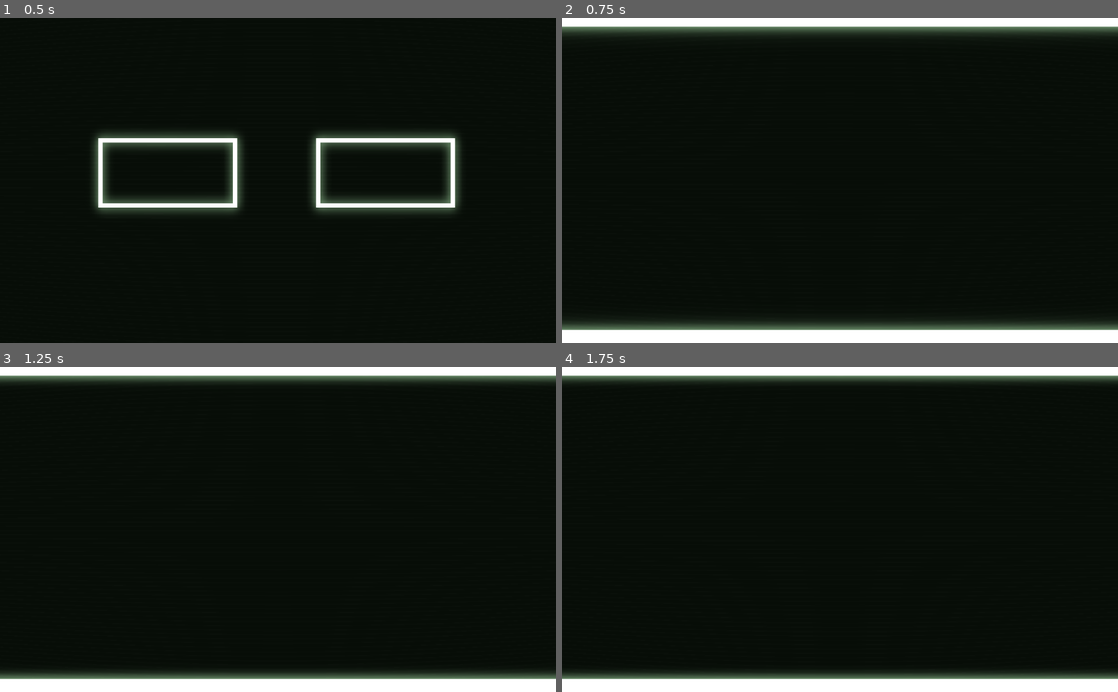
Above: before the commit, frames 1-4 (two rows, left to right).
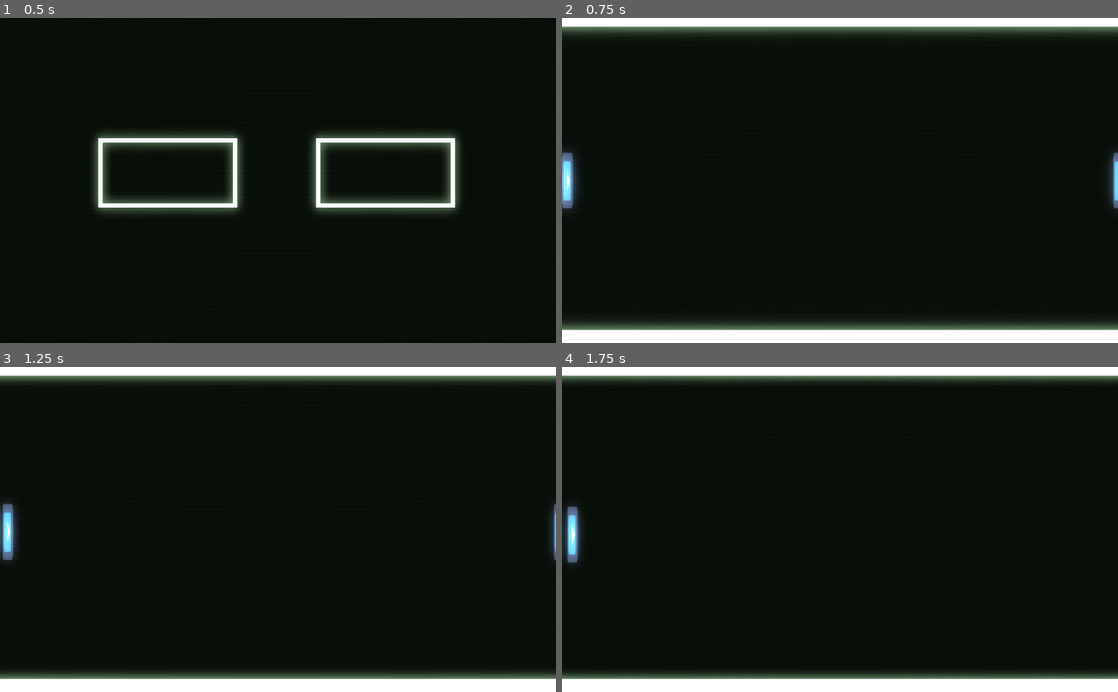
Above: after the commit, the same moments.

Repository: LDiazN/portal_breaker
Game: Godot game, scene res://Menu/Main_Menu.tscn
Two runs of this game, one before a commit and one after it. Both use one fixed random seed, a clock stepped at 60 frames per second and the inputs below. The project has no main scene, so this scene is started directly. The engine's default icon, where the game draws it, is replaced by a stand-in: a white triangle on a blue panel in a dark square.
Inputs (mouse positions are in pixels of both pictures, inside the frame that each line leads up to):
- Up to frame 1 (0.5 s): no input
- Up to frame 2 (0.75 s): click "Play" at 0.5 s
- Up to frame 3 (1.25 s): no input
- Up to frame 4 (1.75 s): tap Space at 1.25 s; move the mouse to (962, 513) at 1.27 s; hold D (b_racket_right) from 1.28 s (still down); tap Enter (shoot_ball) at 1.35 s

Frame 1 is identical in both runs. In frame 2, 0.7% of the frame differs, in the area x 0-100%, y 40-60%; in frame 3, 0.7%; in frame 4, 0.6%.
Error after the commit: Invalid get index 'origin' (on base: 'null instance'). (res://Racket/RacketMovement.gd:35)

Commit message:
Building playable scene

Diff:
--- a/portal_brick/Playable_Scenes/PlayScene.tscn
+++ b/portal_brick/Playable_Scenes/PlayScene.tscn
@@ -1,21 +1,26 @@
-[gd_scene load_steps=9 format=2]
+[gd_scene load_steps=14 format=2]
 
-[ext_resource path="res://tilemap/template_pong.png" type="Texture" id=1]
-[ext_resource path="res://Menu/fonts/typed.ttf" type="DynamicFontData" id=2]
-[ext_resource path="res://tilemap/block_map_1B.tscn" type="PackedScene" id=3]
-[ext_resource path="res://tilemap/block_map_2B.tscn" type="PackedScene" id=4]
-[ext_resource path="res://Visuals/filter.tscn" type="PackedScene" id=5]
+[ext_resource path="res://ScoreManager/ScoreManager.tscn" type="PackedScene" id=1]
+[ext_resource path="res://GameManager/GameManager.tscn" type="PackedScene" id=2]
+[ext_resource path="res://GameManager/PlayAreaManager.tscn" type="PackedScene" id=3]
+[ext_resource path="res://Ball/Ball.tscn" type="PackedScene" id=4]
+[ext_resource path="res://Racket/Racket.tscn" type="PackedScene" id=5]
+[ext_resource path="res://tilemap/template_pong.png" type="Texture" id=6]
+[ext_resource path="res://Menu/fonts/typed.ttf" type="DynamicFontData" id=7]
+[ext_resource path="res://tilemap/block_map_2B.tscn" type="PackedScene" id=8]
+[ext_resource path="res://tilemap/block_map_1B.tscn" type="PackedScene" id=9]
+[ext_resource path="res://Visuals/filter.tscn" type="PackedScene" id=10]
 
 [sub_resource type="RectangleShape2D" id=1]
 extents = Vector2( 512, 16 )
 
+[sub_resource type="DynamicFont" id=2]
+size = 27
+font_data = ExtResource( 7 )
+
 [sub_resource type="DynamicFont" id=3]
-size = 27
-font_data = ExtResource( 2 )
-
-[sub_resource type="DynamicFont" id=2]
 size = 22
-font_data = ExtResource( 2 )
+font_data = ExtResource( 7 )
 
 [node name="PlayScene" type="Node2D"]
 
@@ -23,6 +28,40 @@
 margin_right = 1025.0
 margin_bottom = 600.0
 color = Color( 0.0117647, 0.0235294, 0.0117647, 1 )
+__meta__ = {
+"_edit_lock_": true
+}
+
+[node name="ScoreManager" parent="." instance=ExtResource( 1 )]
+ballPath = NodePath("../Kinematic Ball")
+
+[node name="GameManager" parent="." instance=ExtResource( 2 )]
+tmPath = NodePath("../TileMap_Squares")
+tmPath2 = NodePath("../TileMap_Squares2")
+ballPath = NodePath("../Kinematic Ball")
+counterStart = 0.25
+
+[node name="PlayAreaManager" parent="." instance=ExtResource( 3 )]
+
+[node name="Kinematic Ball" parent="." instance=ExtResource( 4 )]
+editor/display_folded = true
+position = Vector2( 150, 301 )
+color = Color( 0.764706, 1, 0.760784, 1 )
+
+[node name="RespawnSystem" parent="Kinematic Ball" index="2"]
+topRacketPath = NodePath("../Racket_right")
+bottomRacketPath = NodePath("../Racket_left")
+
+[node name="Racket_left" parent="Kinematic Ball" instance=ExtResource( 5 )]
+position = Vector2( -140, -1 )
+rotation = 1.5708
+_linkedToPath = NodePath("../Racket_right")
+
+[node name="Racket_right" parent="Kinematic Ball" instance=ExtResource( 5 )]
+position = Vector2( 875, -1 )
+rotation = 1.5708
+_linkedToPath = NodePath("../Kinematic Ball/Racket_left")
+_isTopOne = true
 
 [node name="Wall2" type="StaticBody2D" parent="."]
 editor/display_folded = true
@@ -53,13 +92,14 @@
 [node name="wall" type="Sprite" parent="Wall"]
 position = Vector2( 222.5, 0 )
 scale = Vector2( 8.00781, 1 )
-texture = ExtResource( 1 )
+texture = ExtResource( 6 )
 
 [node name="CollisionShape2D" type="CollisionShape2D" parent="Wall"]
 position = Vector2( 224, 0 )
 shape = SubResource( 1 )
 
 [node name="UI" type="MarginContainer" parent="."]
+editor/display_folded = true
 margin_right = 1025.0
 margin_bottom = 600.0
 size_flags_horizontal = 3
@@ -118,16 +158,18 @@
 margin_left = 499.0
 margin_right = 525.0
 margin_bottom = 26.0
-custom_fonts/font = SubResource( 2 )
+custom_fonts/font = SubResource( 3 )
 text = "00"
 align = 1
 valign = 2
 
-[node name="TileMap_Squares" parent="." instance=ExtResource( 3 )]
-modulate = Color( 0.764706, 1, 0.760784, 1 )
-
-[node name="TileMap_Squares2" parent="." instance=ExtResource( 4 )]
+[node name="TileMap_Squares2" parent="." instance=ExtResource( 8 )]
 modulate = Color( 0.764706, 1, 0.760784, 1 )
 rotation = 1.5708
 
-[node name="filter" parent="." instance=ExtResource( 5 )]
+[node name="TileMap_Squares" parent="." instance=ExtResource( 9 )]
+
+[node name="filter" parent="." instance=ExtResource( 10 )]
+[connection signal="brick_found" from="Kinematic Ball" to="TileMap_Squares2" method="_on_Ball_brick_found"]
+
+[editable path="Kinematic Ball"]
Not shown: 3 places in portal_brick/Playable_Scenes/PlayScene.tscn that only renumber resources
